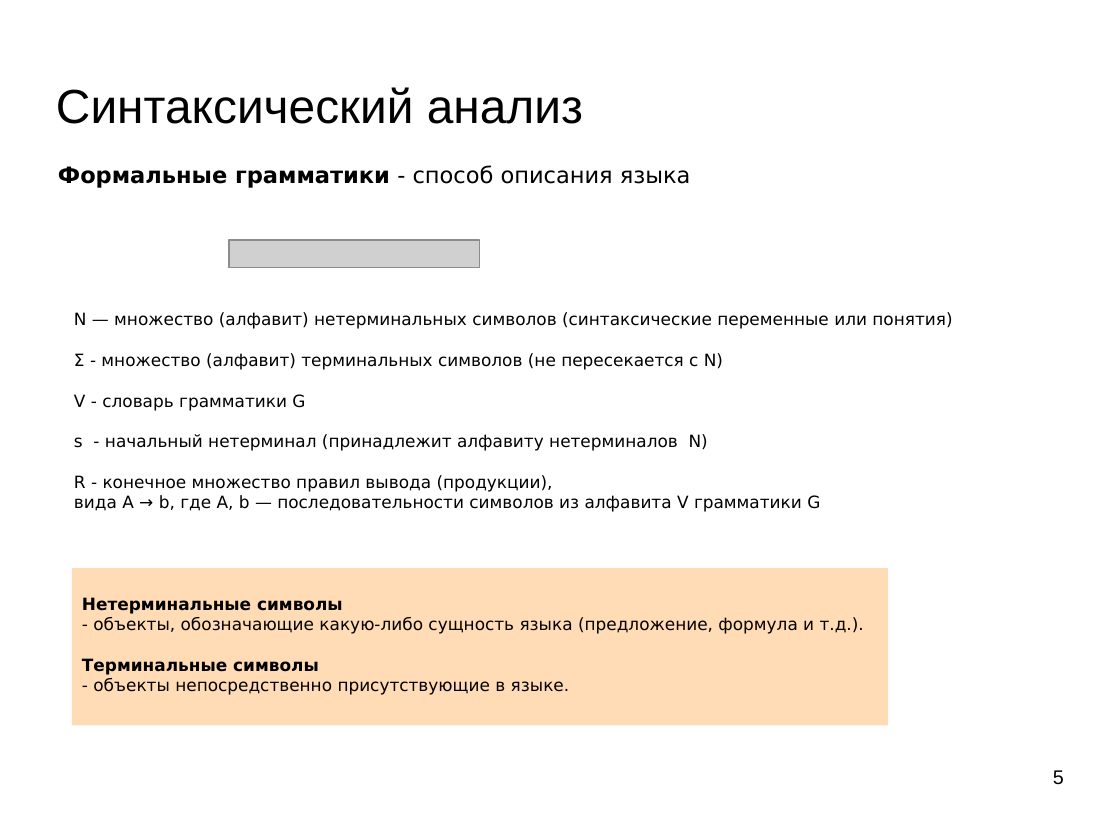
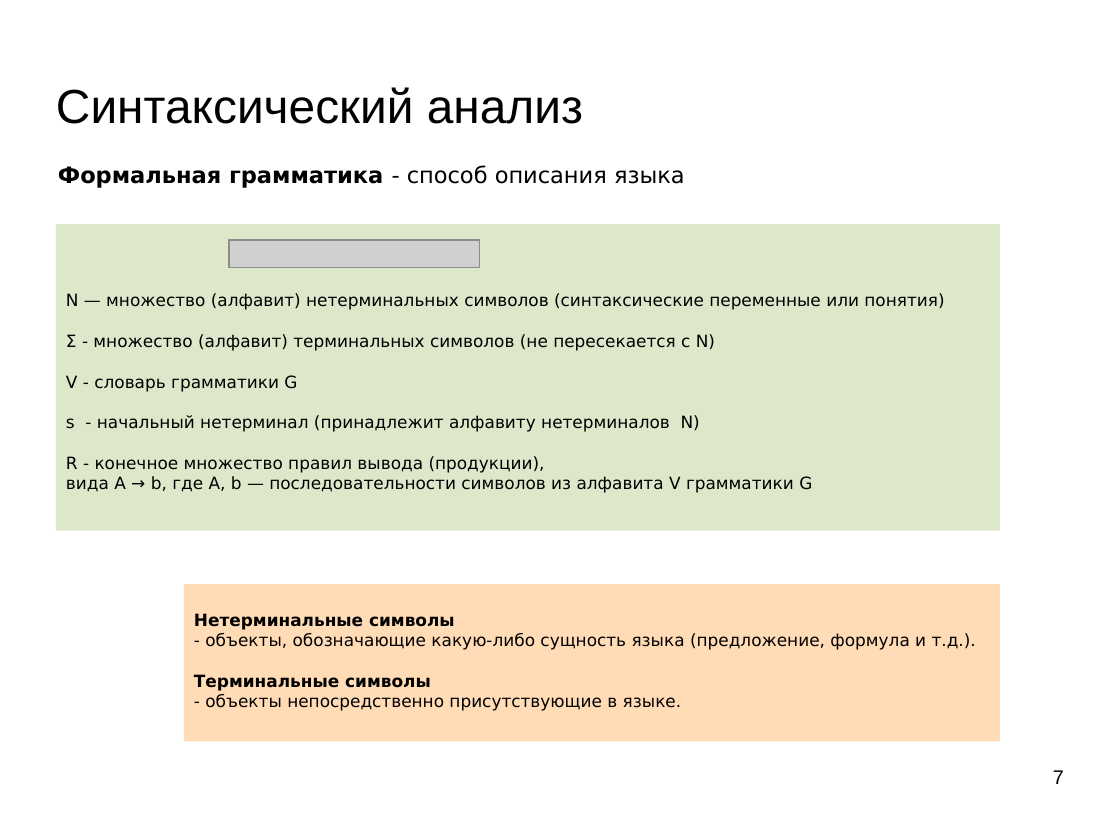
Before and after one commit to mechanoid5/ml_nlp_2022, a slide deck: slide 7 of 07-synt-grammar.odp (slide 5 before the commit). Drawn at 1120x840 pixels with LibreOffice and Linux fonts; fonts in the diff are those of the drawing; grey boxes stand for pictures; background and template pictures are left out. Boxes give left, top, right and bottom in pixels: in the first picture for what was removed or moved away, otherwise in the second. Text is boxed around its words. In the diff, an @@ line names an element or a change of style, - is before the commit and + after.

```diff
--- a/07-synt-grammar.odp
+++ b/07-synt-grammar.odp
@@ text at (58, 165, 685, 188): text changed @@
-Формальные грамматики - способ описания языка
+Формальная грамматика - способ описания языка
@@ rectangle "N — множество (алфавит) нетерминальных ...": place and size @@
-rectangle "N — множество (алфавит) нетерминальных ..." at (74, 312, 952, 512)
+rectangle "N — множество (алфавит) нетерминальных ..." at (56, 224, 1000, 531)
@@ rectangle "N — множество (алфавит) нетерминальных ..." at (56, 224, 1000, 531): fill none to #DDE8CB @@
@@ rectangle "Нетерминальные символы": place and size @@
-rectangle "Нетерминальные символы" at (72, 568, 888, 726)
+rectangle "Нетерминальные символы" at (184, 584, 1000, 742)
@@ page number at (1053, 770, 1064, 784): text changed @@
-5
+7
```
Also in this commit, not shown: 5 other slides changed, 2 slides added, 6 other files.
